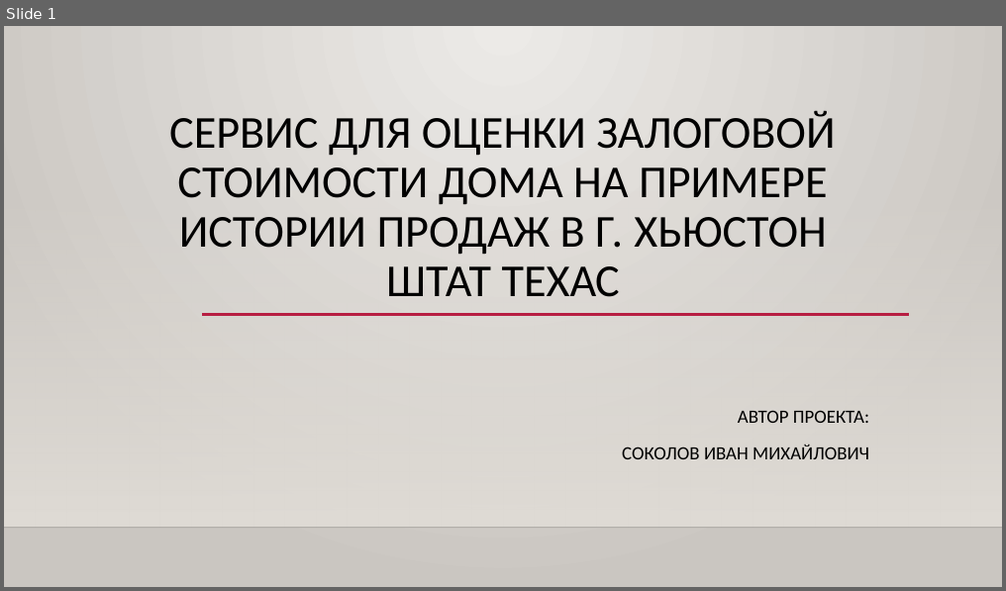
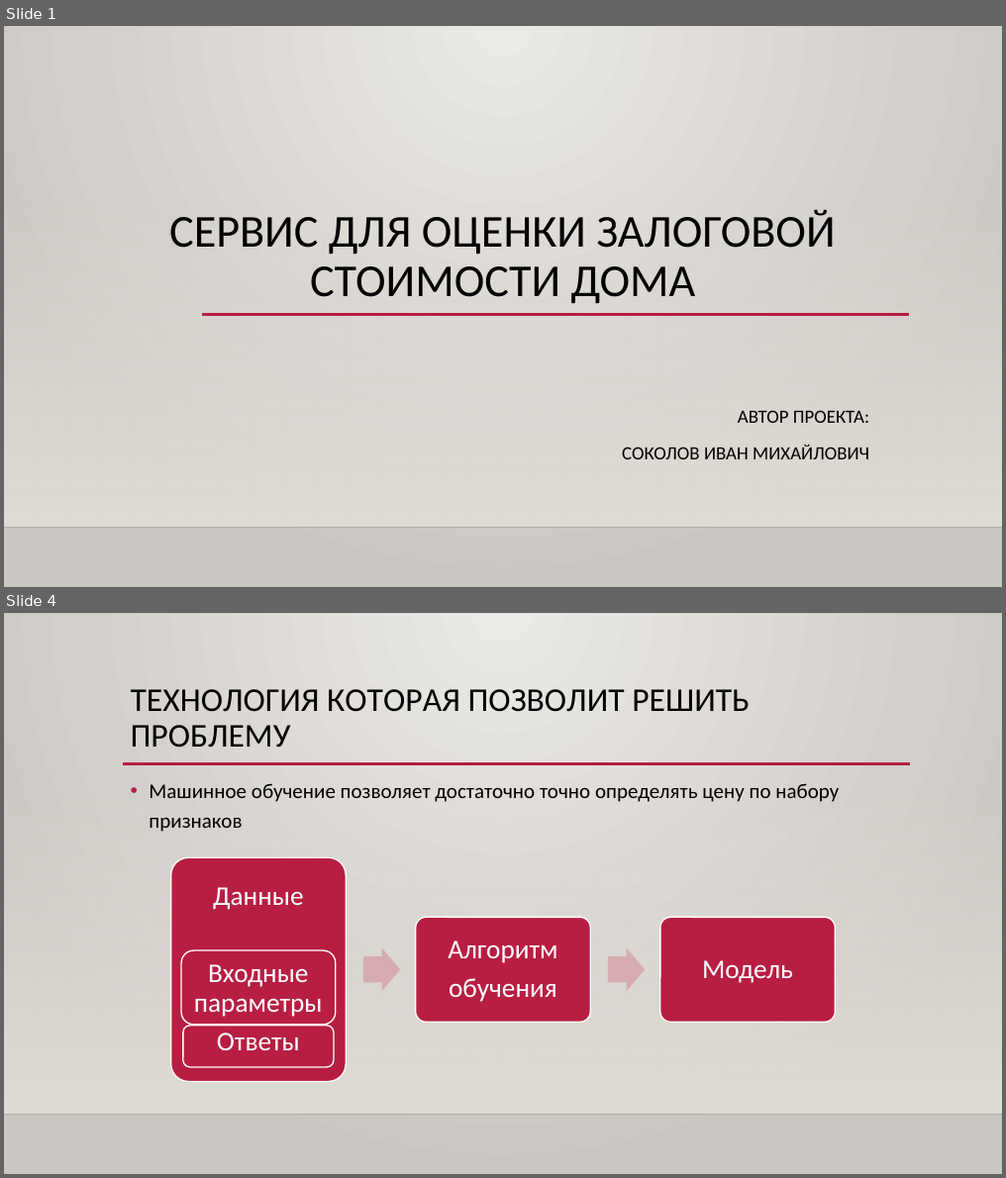
Before and after one commit to Sokolov-IM/sim-repo, a slide deck: Дипломный проект/Sokolov_presentation.pptx. Shown one above the other, each under a label of ours: slide 1 before the commit, slides 1 and 4 after it; the slides between them are not shown. The pictures are 1006x591 and 1006x1178 pixels, drawn with LibreOffice and Linux fonts; fonts in the diff are those of the drawing; background and template pictures are left out. Boxes give left, top, right and bottom in pixels: in the first picture for what was removed or moved away, otherwise in the second. Text is boxed around its words. In the diff, an @@ line names an element or a change of style, - is before the commit and + after.

```diff
--- a/Дипломный проект/Sokolov_presentation.pptx
+++ b/Дипломный проект/Sokolov_presentation.pptx
@@ slide 4 added at bbox=[4, 613, 1002, 1174], background gradient #ECEAE7 to #CAC7C1; not listed: 2 template elements that a slide beside it also shows @@
@@ title added at bbox=[131, 689, 749, 748], 32 pt, text #000000 @@
+ТЕХНОЛОГИЯ КОТОРАЯ ПОЗВОЛИТ РЕШИТЬ ПРОБЛЕМУ
@@ line added from (123, 764) to (910, 764), #B71E42 2.5 pt @@
@@ text added at bbox=[149, 783, 839, 832], 20 pt, text #000000 @@
+• Машинное обучение позволяет достаточно точно определять цену по набору признаков
@@ group added at bbox=[171, 858, 836, 1081]: 5 rounded rectangles, 3 texts, 2 right arrows @@
+Данные
+Входные параметры
+Ответы
+Алгоритм
+обучения
+Модель
@@ slide 1 changed as well @@
@@ title at bbox=[169, 209, 835, 304]: text changed @@
-СЕРВИС ДЛЯ ОЦЕНКИ ЗАЛОГОВОЙ СТОИМОСТИ ДОМА НА ПРИМЕРЕ ИСТОРИИ ПРОДАЖ В Г. ХЬЮСТОН ШТАТ ТЕХАС
+СЕРВИС ДЛЯ ОЦЕНКИ ЗАЛОГОВОЙ СТОИМОСТИ ДОМА
```
Also in this commit, not shown: 6 other slides added, 8 slides removed.
